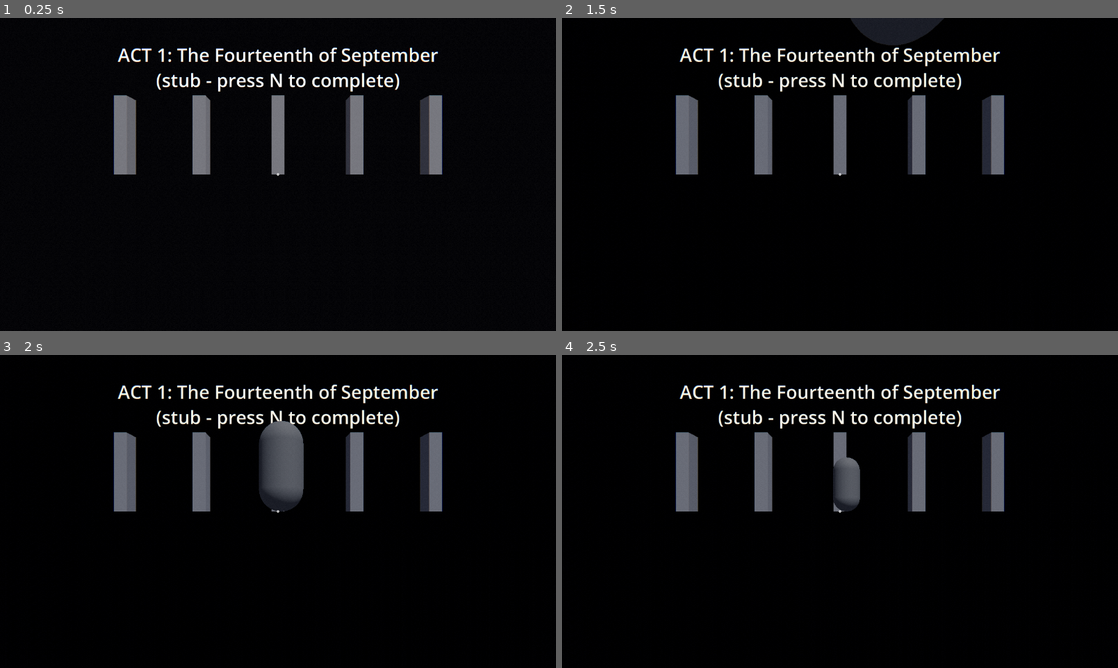
Above: before the commit, frames 1-4 (two rows, left to right).
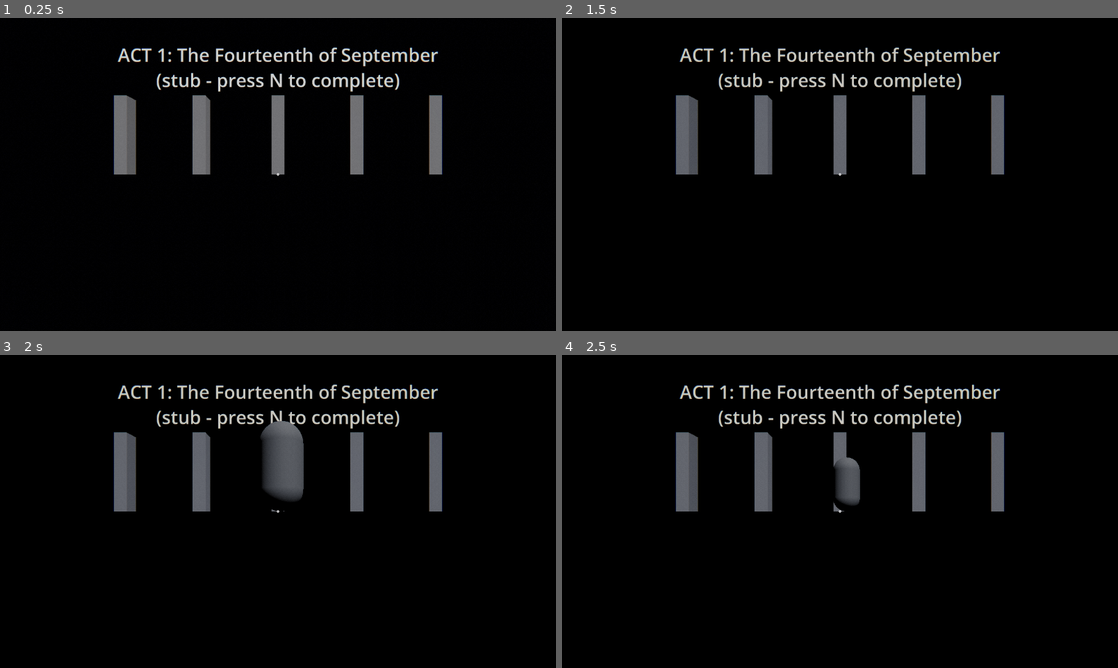
Above: after the commit, the same moments.

Repository: gabeekleiber-oss/Moon-Game
Game: Godot game, scene res://scenes/main/main.tscn
Same seed, same stepped clock (60 frames per second), same inputs: the game is played once before the commit and once after it.
Inputs (mouse positions are in pixels of both pictures, inside the frame that each line leads up to):
- Up to frame 1 (0.25 s): no input
- Up to frame 2 (1.5 s): tap Enter (ui_accept) at 0.5, 1.25 s; move the mouse to (867, 174) at 0.52 s; hold W (move_forward) from 0.53 s (still down); tap C (crouch) at 0.6 s; click (867, 174) at 0.67 s; tap Space (jump) at 0.77 s; move the mouse to (812, 174) at 1.27 s; tap E (interact) at 1.35 s
- Up to frame 3 (2 s): keep holding W (move_forward); tap Space (jump) at 1.52 s
- Up to frame 4 (2.5 s): keep holding W (move_forward); move the mouse to (851, 505) at 2.02 s; tap Shift (sprint) at 2.1 s

The runs differ from the first frame. In frame 1, 1.9% of the frame differs, in the area x 21-79%, y 9-50%; in frame 2, 2.9%, in the area x 21-79%, y 0-50%; in frame 3, 2.2%; in frame 4, 2.0%.

Commit message:
Wire MoodEnvironment into the first act

Diff:
--- a/scenes/acts/act01_wisconsin/act01_wisconsin.tscn
+++ b/scenes/acts/act01_wisconsin/act01_wisconsin.tscn
@@ -1,6 +1,7 @@
-[gd_scene load_steps=2 format=3]
+[gd_scene load_steps=3 format=3]
 
 [ext_resource type="Script" path="res://scenes/acts/act_stub.gd" id="1"]
+[ext_resource type="Script" path="res://scenes/lighting/mood_environment.gd" id="2"]
 
 [node name="Act01" type="Node3D"]
 script = ExtResource("1")
@@ -8,3 +9,7 @@
 act_title = "The Fourteenth of September"
 unreality_floor = 0.0
 base_grade = "flat_tired"
+
+[node name="MoodEnvironment" type="WorldEnvironment" parent="."]
+script = ExtResource("2")
+follow_grade = true
